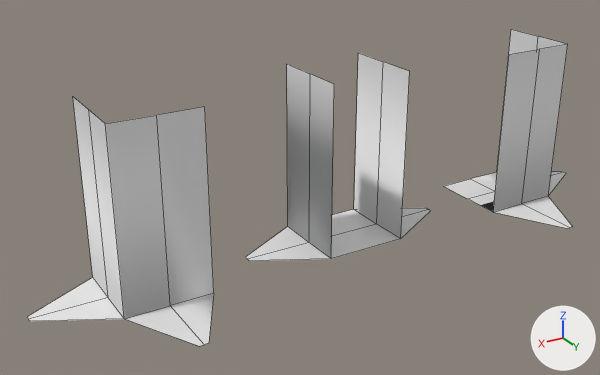
The FBX model Assets/Blender/PrefabTemplates.fbx as it was, and as the next commit left it.
The view is the same before and after, from a camera (50 mm lens) standing at (6.24, 9.15, 5.46) and looking at (0.83, 0.14, 0.96). Every picture has the same lights, and +X, +Y and +Z are marked at lower right. The picture after the commit comes second. Mesh edges are drawn as thin lines.

The scene before the commit, as lines of its bpy script (objects in view):
```python
me_plane_001 = bpy.data.meshes.new('Plane.001')
me_plane_001.from_pydata(...)  # 18 vertices, 10 faces; spans x -1.6..1.6, y -0.6..0.6, z 0.0..2.5
me_plane_002 = bpy.data.meshes.new('Plane.002')
me_plane_002.from_pydata(...)  # 20 vertices, 12 faces; spans x -0.6..1.6, y -0.6..1.6, z 0.0..2.5
# before: 1 (0.6, -0.6, 0.0) at pixel (92, 277), 3 (0.6, 0.6, 0.0) at pixel (124, 318), 7 (-0.06, 1.6, 0.0) at pixel (208, 343), 8 (0.06, 1.6, 0.0) at pixel (199, 346), 9 (1.6, -0.06, 0.0) at pixel (27, 316)
# before: 10 (1.6, 0.06, 0.0) at pixel (29, 321), 11 (0.0, 1.6, 0.0) at pixel (204, 344), 15 (1.6, 0.0, 0.0) at pixel (28, 318), 16 (0.6, 0.0, 0.0) at pixel (107, 297)
me_plane_004 = bpy.data.meshes.new('Plane.004')
me_plane_004.from_pydata(...)  # 20 vertices, 12 faces; spans x -1.6..0.6, y -0.6..1.6, z 0.0..2.5
# before: 1 (0.6, 0.6, 0.0) at pixel (493, 212), 3 (-0.6, 0.6, 0.0) at pixel (548, 196), 7 (-1.6, -0.06, 0.0) at pixel (561, 171), 8 (-1.6, 0.06, 0.0) at pixel (566, 173), 9 (0.06, 1.6, 0.0) at pixel (566, 228)
# before: 10 (-0.06, 1.6, 0.0) at pixel (572, 226), 11 (-1.6, 0.0, 0.0) at pixel (563, 172), 15 (0.0, 1.6, 0.0) at pixel (569, 227), 16 (0.0, 0.6, 0.0) at pixel (521, 203)
ob_leftturn = bpy.data.objects.new('LeftTurn', me_plane_002)
ob_leftturn.location = (3.0, 0.0, 0.0)
ob_rightturn = bpy.data.objects.new('RightTurn', me_plane_004)
ob_rightturn.location = (-3.0, 0.0, 0.0)
ob_straight = bpy.data.objects.new('Straight', me_plane_001)
ob_straight.location = (0.0, 0.0, 0.0)
```
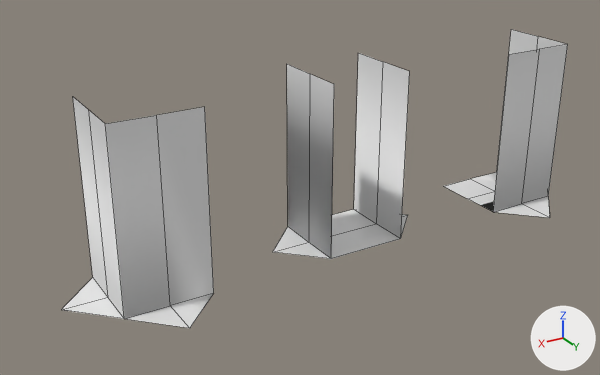
Location of each change, [x1, y1, x2, y2] in pixels of the pictures (600 x 375 px; the box of a moved part takes in the faces that stretch with it):
'LeftTurn', reshaped (19% narrower, 7% shorter)
    before: [27, 97, 214, 346]
    after: [62, 97, 214, 328]
'Straight', reshaped (26% narrower)
    before: [246, 53, 431, 261]
    after: [273, 53, 410, 259]
'RightTurn', reshaped
    before: [444, 29, 573, 228]
    after: [444, 29, 568, 218]
part 1 of me_plane_002, moved or reshaped
    before: [27, 277, 214, 344]
    after: [62, 278, 213, 328]
part 2 of me_plane_001, moved or reshaped
    before: [246, 227, 331, 261]
    after: [273, 227, 331, 259]
part 3 of me_plane_001, moved or reshaped
    before: [401, 208, 431, 238]
    after: [401, 214, 408, 236]
part 4 of me_plane_004, moved or reshaped
    before: [495, 171, 573, 228]
    after: [495, 196, 550, 218]

Diff of the bpy script that builds the scene:
```diff
--- a/Assets/Blender/PrefabTemplates.fbx.py
+++ b/Assets/Blender/PrefabTemplates.fbx.py
@@ me_plane_001 @@
 # used by ob_straight; location = (0.0, 0.0, 0.0)
-me_plane_001.from_pydata(...)  # 18 vertices, 10 faces; spans x -1.6..1.6, y -0.6..0.6, z 0.0..2.5
-me_plane_001.vertices[8].co = (1.6, 0.06, 0.0)  # pixel (249, 260)
-me_plane_001.vertices[9].co = (1.6, -0.06, 0.0)  # pixel (245, 257)
-me_plane_001.vertices[14].co = (1.6, 0.0, 0.0)  # pixel (247, 258)
-me_plane_001.vertices[10].co = (-1.6, 0.06, 0.0)  # pixel (430, 210)
-me_plane_001.vertices[11].co = (-1.6, -0.06, 0.0)  # pixel (425, 207)
-me_plane_001.vertices[17].co = (-1.6, 0.0, 0.0)  # pixel (428, 209)
+me_plane_001.from_pydata(...)  # 18 vertices, 10 faces; spans x -1.2..1.2, y -0.6..0.6, z 0.0..2.5
+# me_plane_001 part 2
+me_plane_001.vertices[8].co = (1.14, 0.06, 0.0)  # pixel (278, 252)
+me_plane_001.vertices[9].co = (1.14, -0.06, 0.0)  # pixel (274, 249)
+me_plane_001.vertices[14].co = (1.2, 0.0, 0.0)  # pixel (272, 252)
+# me_plane_001 part 3
+me_plane_001.vertices[10].co = (-1.14, 0.06, 0.0)  # pixel (407, 217)
+me_plane_001.vertices[11].co = (-1.14, -0.06, 0.0)  # pixel (402, 214)
+me_plane_001.vertices[17].co = (-1.2, 0.0, 0.0)  # pixel (408, 214)
@@ me_plane_002 @@
 # used by ob_leftturn; location = (3.0, 0.0, 0.0)
 # verts and faces of me_plane_002; kept vertices keep their numbers, new ones are numbered from 20
-me_plane_002.from_pydata(...)  # 20 vertices, 12 faces; spans x -0.6..1.6, y -0.6..1.6, z 0.0..2.5
+me_plane_002.from_pydata(...)  # 20 vertices, 13 faces; spans x -0.6..1.2, y -0.6..1.2, z 0.0..2.5
+# me_plane_002 part 1
+delete_vertices([15])  # with the faces that use them
+verts[7] = (-0.06, 1.14, 0.0)  # moved, pixel (192, 324)
+verts[8] = (0.06, 1.14, 0.0)  # moved, pixel (183, 327)
+verts[9] = (1.14, -0.06, 0.0)  # moved, pixel (64, 306)
+verts[10] = (1.14, 0.06, 0.0)  # moved, pixel (67, 310)
+verts[11] = (0.0, 1.2, 0.0)  # moved, pixel (189, 328)
+verts[20] = (1.2, 0.0, 0.0)  # pixel (61, 309)
+faces += [(1, 16, 20, 9), (3, 20, 10), (3, 10, 20, 16)]
@@ me_plane_004 @@
 # used by ob_rightturn; location = (-3.0, 0.0, 0.0)
 # verts and faces of me_plane_004; kept vertices keep their numbers, new ones are numbered from 20
-me_plane_004.from_pydata(...)  # 20 vertices, 12 faces; spans x -1.6..0.6, y -0.6..1.6, z 0.0..2.5
+me_plane_004.from_pydata(...)  # 20 vertices, 13 faces; spans x -1.2..0.6, y -0.6..1.2, z 0.0..2.5
+# me_plane_004 part 4
+delete_vertices([15])  # with the faces that use them
+verts[7] = (-1.14, -0.06, 0.0)  # moved
+verts[8] = (-1.14, 0.06, 0.0)  # moved
+verts[9] = (0.06, 1.14, 0.0)  # moved, pixel (543, 217)
+verts[10] = (-0.06, 1.14, 0.0)  # moved, pixel (549, 215)
+verts[11] = (-1.2, 0.0, 0.0)  # moved
+verts[20] = (0.0, 1.2, 0.0)  # pixel (549, 217)
+faces += [(1, 16, 20, 9), (3, 20, 10), (3, 10, 20, 16)]
```
